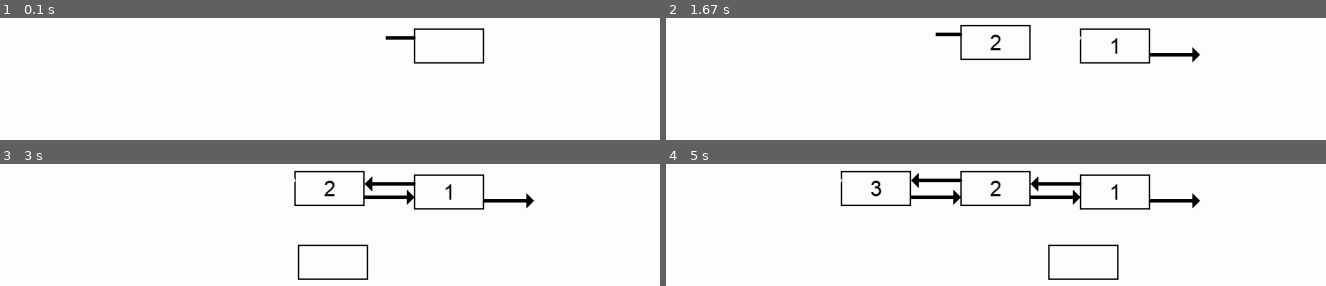
Above: before the commit, frames 1-4 (two rows, left to right).
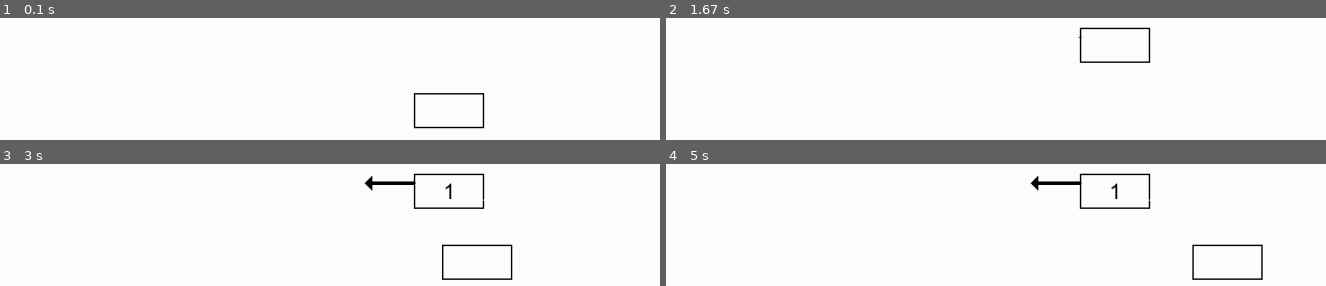
Above: after the commit, the same moments.

Repository: TheeViolinist/projects-pygame
Game: pygame game, started from lista_d_encadeada.py
The game is run twice, just before and just after one commit, with the same random seed, the same clock (stepped at 60 frames per second) and the same inputs.
Inputs:
- Up to frame 1 (0.1 s): no input
- Up to frame 2 (1.67 s): no input
- Up to frame 3 (3 s): no input
- Up to frame 4 (5 s): no input

The runs differ from the first frame. In frame 1, 1.4% of the frame differs, in the area x 58-74%, y 8-91%; in frame 2, 1.6%; in frame 3, 3.2%; in frame 4, 4.4%, in the area x 26-91%, y 5-96%.

Commit message:
ajeitando codigo

Diff:
--- /dev/null
+++ b/anotacoes.txt
@@ -0,0 +1 @@
+O centro do nosso quadrado quando vai para o lado negativo começa de -50 e pula direto para zero
--- a/lista_d_encadeada.py
+++ b/lista_d_encadeada.py
@@ -21,7 +21,7 @@
 
 
 def draw_arrow(x, y, color, is_back):
-
+    """Funcao responsável por desenhar a seta da flecha"""
     if is_back:
         arrow_points = [(x, y),
                         (x, y + const.ARROW_WIDTH),
@@ -38,6 +38,12 @@
     pygame.draw.polygon(WINDOW, color, arrow_points)
 
 
+def draw_line_not_an(x_init, y_init, x_end, y_end, color):
+    """Funcao responssavel por desenhar setas sem animação"""
+    line = pygame.draw.line(WINDOW, color, (x_init, y_init),
+                                        (x_end, y_end), const.LINE_WIDTH)
+    return line
+
 class Rect:
     """Classe responsável por desenhar o retangulo
     e desenhar no seu centro um determinado valor"""
@@ -88,7 +94,7 @@
                 pygame.display.update()
 
         if is_next:
-            line_start_next = (rect.centerx+self.width//2)
+            line_start_next = (rect.centerx +self.width//2)
             line_end_n = line_start_next + const.SPACE_RECT + const.ARROW_WIDTH
             line_end = line_start_next
 
@@ -112,7 +118,7 @@
 
                 pygame.display.update()
 
-        return line
+
 
     def move_rect(self, rect, x, y, is_end):
         """Funcao responsavel por mover o retangulo de um ponto a outro
@@ -121,35 +127,38 @@
         branco depois mudamos sua posicao x e desenhamos novamente em preto
         para simular a animacao, após isso a mesma coisa com o valor de y"""
         run = True
-        vel = 5
+        vel = 1
         # Adiciona no inicio da lista
-        i = 0
-        position_x = rect.x  # Salvamos para conseguir colocar alem da tela
-
         if not is_end:
             while run:
                 for event in pygame.event.get():
                     if event.type == pygame.QUIT:
                         run = False
-                if position_x <= x:
+                if rect.x <= x:
                     if rect.y <= y:
                         run = False
-                    pygame.draw.rect(WINDOW, const.WHITE, (position_x, rect.y,
+
+                    pygame.draw.rect(WINDOW, const.WHITE, (rect.x, rect.y,
                                                            self.width, self.height), 2)
 
                     rect.y -= vel
-                    rect = pygame.draw.rect(WINDOW, const.BLACK, (position_x, rect.y,
-                                                                  self.width, self.height), 2)
+                    rect.move(rect.x, rect.y) # Usamos a função de move para mover e não bugar
+                    pygame.draw.rect(WINDOW, const.BLACK, (rect.x, rect.y,
+                                                                 self.width, self.height), 2)
+
 
                 else:
-                    pygame.draw.rect(WINDOW, const.WHITE, (position_x, rect.y,
+
+                    pygame.draw.rect(WINDOW, const.WHITE, (rect.x, rect.y,
                                                            self.width, self.height), 2)
 
-                    position_x -= vel
-
-                    pygame.draw.rect(WINDOW, const.BLACK, (position_x, rect.y,
+                    rect.x -= vel
+                    rect.move(rect.x, rect.y)
+
+                    pygame.draw.rect(WINDOW, const.BLACK, (rect.x, rect.y,
                                                            self.width, self.height), 2)
                 pygame.display.update()
+
         if is_end:
             while run:
                 for event in pygame.event.get():
@@ -162,17 +171,20 @@
                                                            self.width, self.height), 2)
 
                     rect.y -= vel
-                    rect = pygame.draw.rect(WINDOW, const.BLACK, (rect.x, rect.y,
+                    rect.move(rect.x, rect.y)
+                    pygame.draw.rect(WINDOW, const.BLACK, (rect.x, rect.y,
                                                                   self.width, self.height), 2)
                 else:
                     pygame.draw.rect(WINDOW, const.WHITE, (rect.x, rect.y,
                                                            self.width, self.height), 2)
                     rect.x += vel
-                    rect = pygame.draw.rect(WINDOW, const.BLACK, (rect.x, rect.y,
+                    rect.move(rect.x, rect.y)
+                    pygame.draw.rect(WINDOW, const.BLACK, (rect.x, rect.y,
                                                                   self.width, self.height), 2)
                 pygame.display.update()
 
         return rect
+
 
     def draw(self, node):
         """Funcao responsável por manejar todo o desenho do retangulo"""
@@ -182,21 +194,22 @@
             e desenhar o retangulo, salva sua imagem no no
             e depois desenhar as linhas e por fim o numero"""
             rect_x = const.RECT_LINE_X - self.width // 2
-            rect_y = const.RECT_LINE_Y - self.height // 2
+            rect_y = const.RECT_LINE_Y - self.height // 2 + const.CONST_Y
+
 
             rect = pygame.draw.rect(WINDOW, const.BLACK, (rect_x, rect_y,
                                                           self.width, self.height), 2)
 
+            pygame.display.update()
             """Armazena todos os desenhos
             Desenhhamos a seta do next e back"""
             node.rect = rect
-            node.arrow_back = self.draw_line(node.rect, False, const.BLACK)
-
-            node.arrow_next = self.draw_line(node.rect, True, const.BLACK)
-
-            number = GAME_FONT.render(str(self.valor), True, const.BLACK)
-            WINDOW.blit(number, (rect.centerx - number.get_width() // 2,
-                                 rect.centery - number.get_height() // 2))
+            node.rect = self.move_rect(rect, rect_x, rect_y - const.CONST_Y, 1)
+
+            self.draw_line(node.rect, False, const.BLACK)
+
+            self.draw_line(node.rect, True, const.BLACK)
+
 
         elif node.next is None:
             "O spaw inicial é o mesmo que nos outros, então podemos fazer"
@@ -215,19 +228,13 @@
             x = (node.back.rect.x + self.width // 2) + \
                 (2 * const.SPACE_RECT) + (2 * const.ARROW_WIDTH)
             node.rect = self.move_rect(rect, x, rect_y - const.CONST_Y, 1)
-            number = GAME_FONT.render(str(self.valor), True, const.BLACK)
-
-            WINDOW.blit(number, (node.rect.centerx - number.get_width() //
-                        2, node.rect.centery - number.get_height() // 2))
-
             # Vamos agora desenhar o next do ultimo elemento anterior
-            node.back.arrow_next = self.draw_line(
-                node.back.rect, True, const.BLACK)
+            self.draw_line(node.back.rect, True, const.BLACK)
 
             # Vamos desenhar o back do meu no atual e o next
-            node.arrow_back = self.draw_line(node.rect, False, const.BLACK)
-
-            node.arrow_next = self.draw_line(node.rect, True, const.BLACK)
+            self.draw_line(node.rect, False, const.BLACK)
+
+            self.draw_line(node.rect, True, const.BLACK)
 
         elif node.back is None:
             """Para adicionar no primeiro elemento
@@ -254,21 +261,21 @@
             # Posicao x que o objeto deve ir, que é baseado onde o primeiro está
             x = (node.next.rect.x - self.width // 2) - \
                 (2 * const.SPACE_RECT) - (2*const.ARROW_WIDTH)
-            print(x)
+            print(f'movendo o no com valor: {node.value}')
             node.rect = self.move_rect(rect, x, rect_y - const.CONST_Y, False)
-
-            number = GAME_FONT.render(str(self.valor), True, const.BLACK)
-            WINDOW.blit(number, (node.rect.centerx - number.get_width() // 2,
-                                 node.rect.centery - number.get_height() // 2))
-
+            print(f'valor: {node.value}, posicao x central inicial: {node.rect.centerx}, posicao y central inicial: {node.rect.centery}')
             # Desenhamos o back e o next do meu no atual
-            node.arrow_back = self.draw_line(node.rect, False, const.BLACK)
-            node.arrow_next = self.draw_line(node.rect, True, const.BLACK)
+            self.draw_line(node.rect, False, const.BLACK)
+            self.draw_line(node.rect, True, const.BLACK)
 
             # Devemos desenhar o back do primeiro anterior
-            node.next.arrow_back = self.draw_line(
-                node.next.rect, False, const.BLACK)
+            self.draw_line(node.next.rect, False, const.BLACK)
             pygame.display.update()
+
+
+        number = GAME_FONT.render(str(self.valor), True, const.BLACK)
+        WINDOW.blit(number, (node.rect.centerx - number.get_width() // 2,
+                    node.rect.centery - number.get_height() // 2))
 
         pygame.display.update()
         return True
@@ -281,8 +288,6 @@
         """Cada no é representado por um objeto retangulo, seu valor, desenho das arrow e os ponteiros"""
         self.value = value
         self.rect = None  # Desenho do retangulo associado ao no
-        self.arrow_back = None  # Desenho da arrow que aponta para back
-        self.arrow_next = None  # Desenho da arrow que aponta para o next
         self.next = None
         self.back = None
 
@@ -361,30 +366,45 @@
             aux = aux.next
 
     def move_nodes(self, x, is_left):
+        """Funcao responslave por mover os nos para direita ou esquerda"""
         aux = self.first
         if is_left:
             x *= -1
 
         while aux is not None:
-            print(aux.value)
+            print(f'valor: {aux.value}, posicao x central apos mover: {aux.rect.centerx}, posicao y central apos mover: {aux.rect.centery}')
             aux.rect.x += x
-            aux.arrow_back.x += x
-            aux.arrow_next.x += x
             aux = aux.next
 
     def draw_nodes(self):
         """Função responsável por desenhar todos os nós de uma unica vez"""
         aux = self.first
-        position_y = aux.rect.centery + (const.HEIGHT_RECT // 4)
+        position_y_up = aux.rect.centery - (const.HEIGHT_RECT // 4)
+        position_y_down = aux.rect.centery + (const.HEIGHT_RECT // 4)
+
+
         while aux is not None:
             """Denhamos todos nas novas posições """
+            #if aux.rect.x <= 0: # Devemos fazer isso porque quando o retangulo está fora da tela o seu tamanho tem q ser redefinido
+            #    aux.rect.width = const.WIDTH_RECT
+
             pygame.draw.rect(WINDOW, const.BLACK, aux.rect, 2)
             number = GAME_FONT.render(str(aux.value), True, const.BLACK)
             WINDOW.blit(number, (aux.rect.centerx - number.get_width() // 2,
                                  aux.rect.centery - number.get_height() // 2))
-            pygame.draw.rect(WINDOW, const.BLACK,
-                             aux.arrow_back, const.LINE_WIDTH)
-            draw_arrow(aux.arrow_back.left, position_y, const.BLACK, True)
+
+            """Desenho das setas back e next"""
+            x_init_back = aux.rect.centerx - const.WIDTH_RECT // 2
+            x_end_back = x_init_back  - const.SPACE_RECT - const.ARROW_WIDTH
+
+            x_init_next = aux.rect.centerx + const.WIDTH_RECT // 2
+            x_end_next = x_init_next+ const.SPACE_RECT + const.ARROW_WIDTH
+
+            new_line = draw_line_not_an(x_init_back, position_y_up, x_end_back, position_y_up, const.BLACK)
+            draw_arrow(new_line.left, position_y_up, const.BLACK, True)
+
+            new_line = draw_line_not_an(x_init_next, position_y_down, x_end_next, position_y_down, const.BLACK)
+            draw_arrow(new_line.right, position_y_down, const.BLACK, False)
             aux = aux.next
 
 
@@ -419,15 +439,15 @@
                 if left_button_rect.collidepoint(mouse_x, mouse_y):
                     rectangles.move_nodes(vel_window, False)
                     flag_move = True
-                    vel_window = -5
+                    vel_window = -10
 
                 elif right_button_rect.collidepoint(mouse_x, mouse_y):
                     rectangles.move_nodes(vel_window, True)
                     flag_move = True
-                    vel_window = 5
+                    vel_window = 10
         if add == 1:
-            for i in range(5):
-                rectangles.insert(i + 1, 1)
+            for i in range(7):
+                rectangles.insert(i + 1,  rectangles.quant + 1)
             add = 0
 
         if flag_move:
--- /dev/null
+++ b/testeTela.py
@@ -0,0 +1,42 @@
+import pygame
+pygame.init()
+
+# Definir as dimensões da janela
+screen_width = 800
+screen_height = 600
+
+# Criar a janela
+screen = pygame.display.set_mode((screen_width, screen_height))
+
+# Definir as coordenadas do retângulo
+rect_x = -90
+rect_y = 100
+rect_width = 50
+rect_height = 50
+position_rect_x =  rect_x
+# Loop principal do jogo
+running = True
+clock = pygame.time.Clock()
+while running:
+    # Desenhar o retângulo na tela
+    rect = pygame.draw.rect(screen, (255, 0, 0), (rect_x, rect_y, rect_width, rect_height), 2)
+    print(rect.x)
+    # Atualizar a tela
+    pygame.display.flip()
+
+    # Mover a tela em direção ao retângulo
+    # A minha screen deve mover o mesmo que meu retangulo aumenta
+    if rect_x < 0:
+        rect_x += 1
+        screen.scroll(-1, 0)
+
+    # Limitar a taxa de atualização do jogo
+    clock.tick(60)
+
+    # Checar se o usuário clicou no botão fechar
+    for event in pygame.event.get():
+        if event.type == pygame.QUIT:
+            running = False
+
+# Finalizar o Pygame
+pygame.quit()
